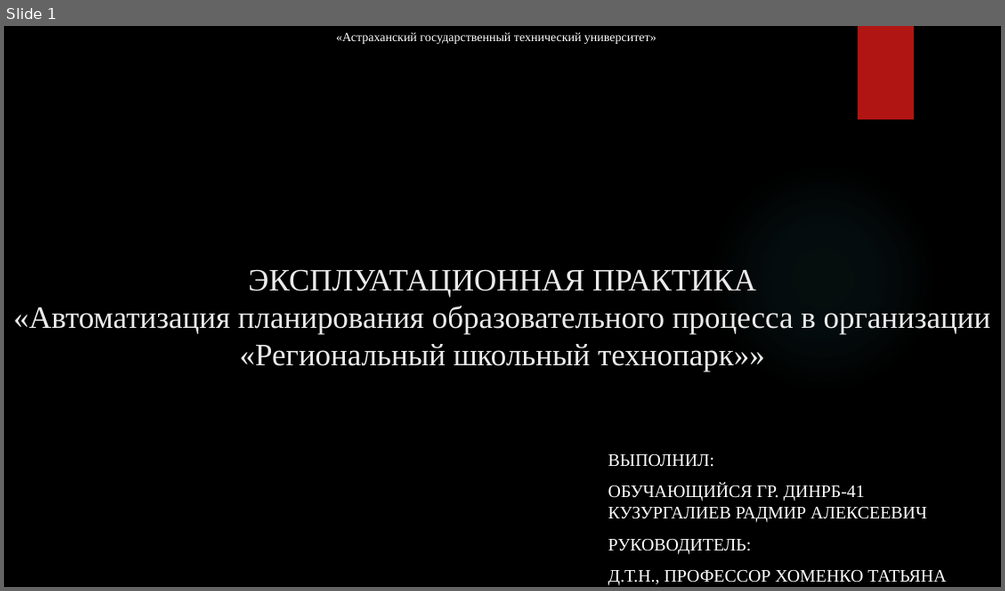
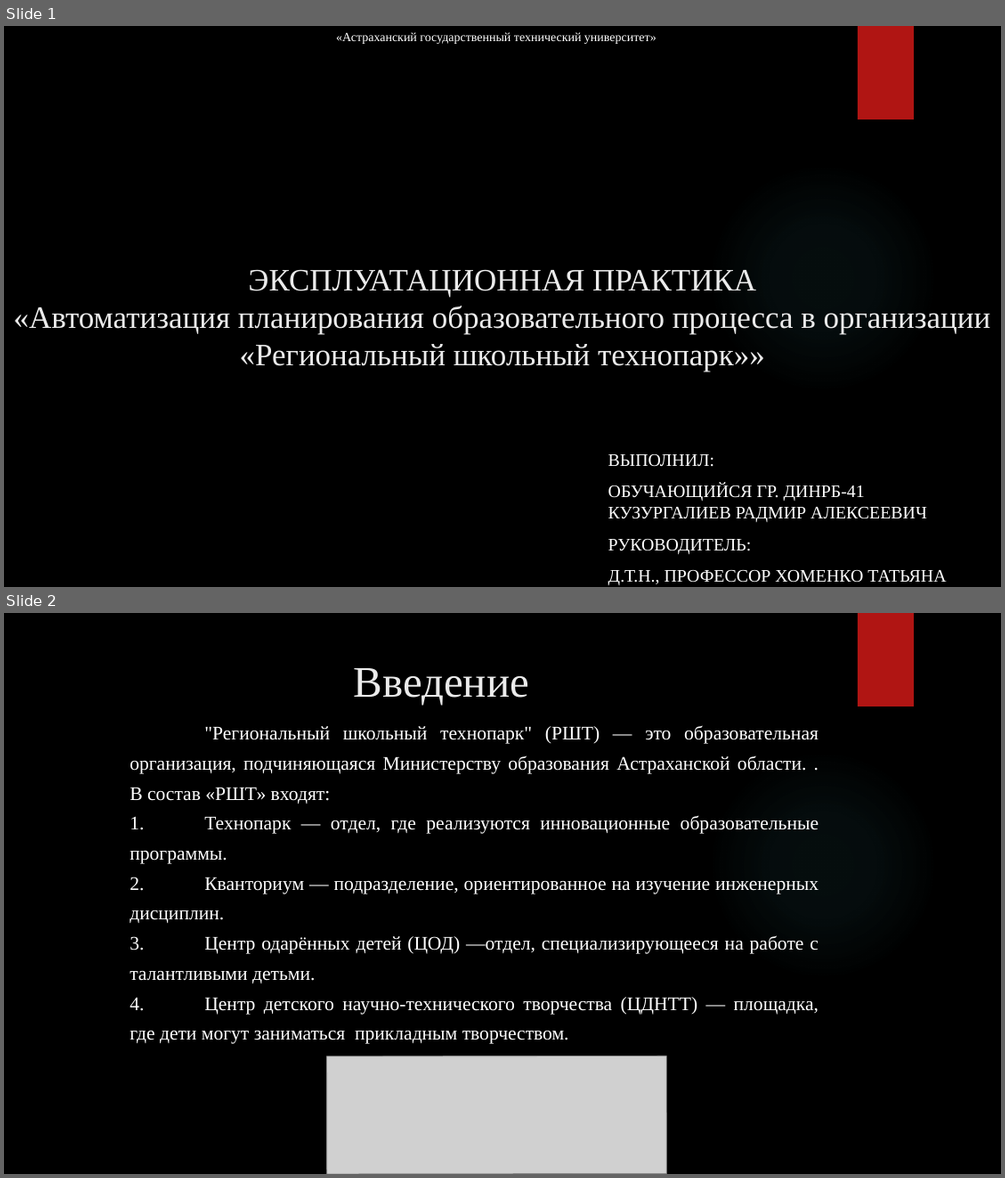
Before and after one commit to RAdKuzur/ASTU, a slide deck: Дипломная работа/Презентация Курсовая.pptx. Shown one above the other, each under a label of ours: slide 1 before the commit, slides 1 and 2 after it. The pictures are 1005x591 and 1005x1178 pixels, drawn with LibreOffice and Linux fonts; fonts in the diff are those of the drawing; grey boxes stand for pictures; background and template pictures are left out. Boxes give left, top, right and bottom in pixels: in the first picture for what was removed or moved away, otherwise in the second. Text is boxed around its words. In the diff, an @@ line names an element or a change of style, - is before the commit and + after.

```diff
--- a/Дипломная работа/Презентация Курсовая.pptx
+++ b/Дипломная работа/Презентация Курсовая.pptx
@@ slide 2 added at [4, 613, 1001, 1174], background picture (left out); not listed: 2 template elements that a slide beside it also shows @@
@@ title added at [354, 668, 529, 706], 42 pt, text #EBEBEB @@
+Введение
@@ text added at [129, 725, 818, 1044], 18.5 pt, text #FFFFFF @@
+"Региональный школьный технопарк" (РШТ) — это образовательная организация, подчиняющаяся Министерству образования Астраханской области. . В состав «РШТ» входят:
+1. Технопарк — отдел, где реализуются инновационные образовательные программы.
+2. Кванториум — подразделение, ориентированное на изучение инженерных дисциплин.
+3. Центр одарённых детей (ЦОД) —отдел, специализирующееся на работе с талантливыми детьми.
+4. Центр детского научно-технического творчества (ЦДНТТ) — площадка, где дети могут заниматься прикладным творчеством.
@@ picture added at [327, 1055, 667, 1174] @@
```
Also in this commit, not shown: 11 slides changed, 4 other slides added, 3 slides removed, 1 other file.
